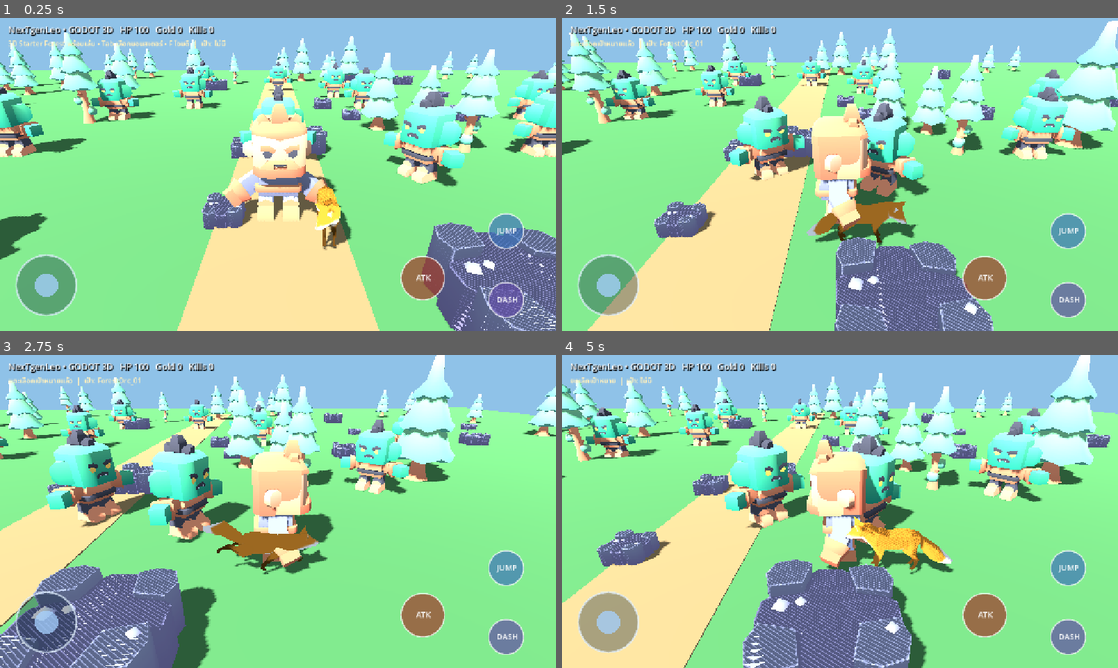
Above: before the commit, frames 1-4 (two rows, left to right).
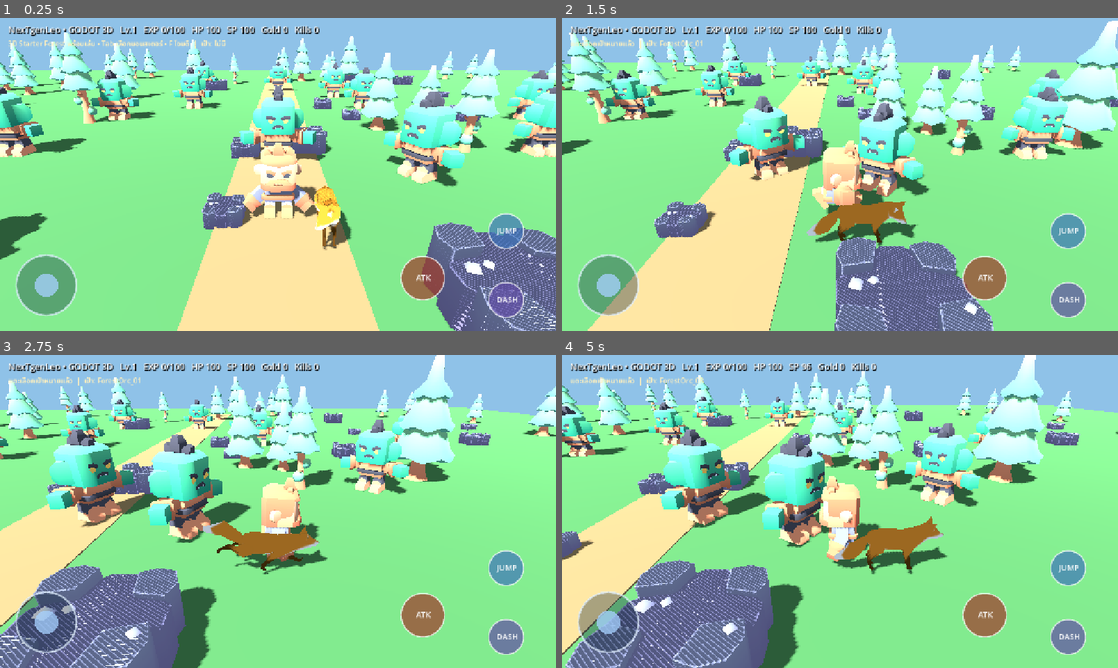
Above: after the commit, the same moments.

Repository: redfullmoon209-debug/NexTgenLeo
Game: Godot game, scene res://godot_src/main.tscn
The game is run twice, just before and just after one commit, with the same random seed, the same clock (stepped at 60 frames per second) and the same inputs.
Inputs (mouse positions are in pixels of both pictures, inside the frame that each line leads up to):
- Up to frame 1 (0.25 s): no input
- Up to frame 2 (1.5 s): tap Enter at 0.5 s; move the mouse to (962, 158) at 0.52 s; hold D 0.53-1.25 s; tap Tab at 0.6 s; click (962, 158) at 0.67 s; tap Space at 0.77 s; drag from (728, 190) to (812, 237) at 1.27 s
- Up to frame 3 (2.75 s): move the mouse to (333, 442) at 2.02 s; hold D from 2.03 s (still down); tap Shift at 2.1 s
- Up to frame 4 (5 s): release D at 2.75 s; drag from (812, 574) to (673, 464) at 2.77 s; move the mouse to (1006, 558) at 3.52 s; hold A 3.53-4.25 s; tap F at 3.6 s; tap Space at 3.77 s; tap Escape at 4.15 s; drag from (673, 464) to (756, 433) at 4.27 s

The runs differ from the first frame. In frame 1, 4.2% of the frame differs, in the area x 21-62%, y 2-65%; in frame 2, 4.0%; in frame 3, 3.6%; in frame 4, 57%, in the area x 0-100%, y 0-100%.

Commit message:
Improve Godot combat: persistent auto-attack, attack lock, queued jump, dash interrupt, level scaling and SP

Diff:
--- a/godot_src/main.gd
+++ b/godot_src/main.gd
@@ -18,6 +18,13 @@
 var auto_attack := false
 var attack_timer := 0.0
 var dash_timer := 0.0
+var attack_lock := 0.0
+var jump_queued := false
+var player_level := 1
+var player_xp := 0
+var stamina := 100.0
+var active_gender := "male"
+var player_visual: Node3D
 var camera_yaw := 0.0
 var camera_pitch := 0.42
 var camera_distance := 9.0
@@ -176,12 +183,14 @@
     shape.position.y = 0.9
     player.add_child(shape)
     var body := Node3D.new()
+    player_visual = body
     body.name = "CharacterVisual"
     player.add_child(body)
     if not _attach_model(body, HUMAN_M, 1.8):
         _box(body, Vector3(0.75, 1.2, 0.4), Vector3(0, 1.05, 0), Color(0.26, 0.44, 0.86))
         _sphere(body, 0.32, Vector3(0, 1.85, 0), Color(0.96, 0.77, 0.59))
     player_animation = _find_animation(body)
+    _apply_level_scale()
     _box(body, Vector3(0.11, 1.0, 0.12), Vector3(0.43, 1.05, 0.15), Color(0.84, 0.86, 0.91))
 
 func _build_monsters() -> void:
@@ -243,9 +252,27 @@
 func _refresh_ui() -> void:
     if stats_label == null:
         return
-    stats_label.text = "NexTgenLeo • GODOT 3D   HP %d   Gold %d   Kills %d" % [hp, gold, kills]
+    stats_label.text = "NexTgenLeo • GODOT 3D   Lv.%d   EXP %d/%d   HP %d   SP %d   Gold %d   Kills %d" % [player_level, player_xp, player_level * 100, hp, int(stamina), gold, kills]
     var target_name := target.name if is_instance_valid(target) and target.visible else "ไม่มี"
     help_label.text = "%s  |  เป้า: %s" % [status, target_name]
+
+func _apply_level_scale() -> void:
+    # Level 1 = 70% of adult height; Level 100 = 100%, preserving original game design.
+    if is_instance_valid(player_visual):
+        player_visual.scale = Vector3.ONE * (0.7 + 0.3 * float(player_level - 1) / 99.0)
+
+func _gain_xp(amount: int) -> void:
+    if player_level >= 100:
+        return
+    player_xp += amount
+    while player_level < 100 and player_xp >= player_level * 100:
+        player_xp -= player_level * 100
+        player_level += 1
+        _apply_level_scale()
+        hp = 100
+        _set_status("LEVEL UP! • Lv.%d" % player_level)
+    if player_level >= 100:
+        player_xp = 0
 
 func _update_camera(delta: float) -> void:
     if not is_instance_valid(player):
@@ -270,19 +297,26 @@
 
 func _physics_process(delta: float) -> void:
     attack_timer = maxf(0.0, attack_timer - delta)
+    attack_lock = maxf(0.0, attack_lock - delta)
     dash_timer = maxf(0.0, dash_timer - delta)
+    stamina = minf(100.0, stamina + delta * 5.0)
+    if jump_queued and attack_lock <= 0.0:
+        jump_queued = false
+        _jump()
     var axis := _move_input()
     var forward := Vector3(sin(camera_yaw), 0, -cos(camera_yaw))
     var right := Vector3(cos(camera_yaw), 0, sin(camera_yaw))
     var direction := (right * axis.x + forward * axis.y).normalized()
-    if auto_attack and is_instance_valid(target) and target.visible:
+    if attack_lock > 0.0 and dash_timer <= 0.0:
+        direction = Vector3.ZERO
+    elif auto_attack and is_instance_valid(target) and target.visible:
         var toward := target.global_position - player.global_position
         toward.y = 0
         if toward.length() > 2.7:
             direction = toward.normalized()
         else:
             direction = Vector3.ZERO
-            _attack()
+            _perform_hit()
     elif auto_attack:
         auto_attack = false
     var speed := 5.0
@@ -294,7 +328,12 @@
     player.move_and_slide()
     if direction.length_squared() > 0.001:
         player.rotation.y = atan2(direction.x, direction.z)
-    _play_clip(player_animation, "run" if direction.length_squared() > 0.001 else "idle")
+    if attack_lock > 0.0 and dash_timer <= 0.0:
+        _play_clip(player_animation, "attack")
+    elif not player.is_on_floor():
+        _play_clip(player_animation, "jump")
+    else:
+        _play_clip(player_animation, "run" if direction.length_squared() > 0.001 else "idle")
     for mob in monsters:
         if not mob.visible:
             if Time.get_ticks_msec() / 1000.0 >= float(mob.get_meta("respawn_at")):
@@ -377,14 +416,19 @@
         auto_attack = false
         _set_status("ต้องล็อกเป้าหมายก่อนโจมตี (Tab)")
         return
+    auto_attack = true
     if player.position.distance_to(target.position) > 2.8:
-        auto_attack = true
         _set_status("วิ่งเข้าระยะโจมตีอัตโนมัติ")
         return
-    auto_attack = false
-    if attack_timer > 0.0:
+    _perform_hit()
+
+func _perform_hit() -> void:
+    if not is_instance_valid(target) or not target.visible or attack_timer > 0.0 or dash_timer > 0.0:
+        return
+    if player.position.distance_to(target.position) > 2.8:
         return
     attack_timer = 0.8
+    attack_lock = 0.48
     var remaining := int(target.get_meta("hp")) - 24
     target.set_meta("hp", remaining)
     if remaining <= 0:
@@ -397,16 +441,27 @@
         target.visible = false
         target.set_meta("respawn_at", Time.get_ticks_msec() / 1000.0 + 8.0)
         target = null
+        auto_attack = false
         kills += 1
+        _gain_xp(35)
         _set_status("กำจัดมอนสเตอร์แล้ว • จิ้งจอกกำลังเก็บของ")
     else:
         _set_status("โจมตีสำเร็จ • HP มอนสเตอร์ %d" % remaining)
 
 func _jump() -> void:
+    if attack_lock > 0.0:
+        jump_queued = true
+        return
     if player.is_on_floor():
         player.velocity.y = 7.5
 
 func _dash() -> void:
+    if stamina < 15.0:
+        _set_status("SP ไม่เพียงพอสำหรับ Dash")
+        return
+    stamina -= 15.0
+    attack_lock = 0.0
+    auto_attack = false
     dash_timer = 0.26
 
 func _input(event: InputEvent) -> void:
@@ -423,6 +478,7 @@
             KEY_ESCAPE:
                 target = null
                 auto_attack = false
+                jump_queued = false
                 _set_status("ยกเลิกเป้าหมาย")
     elif event is InputEventMouseButton:
         if event.pressed:
